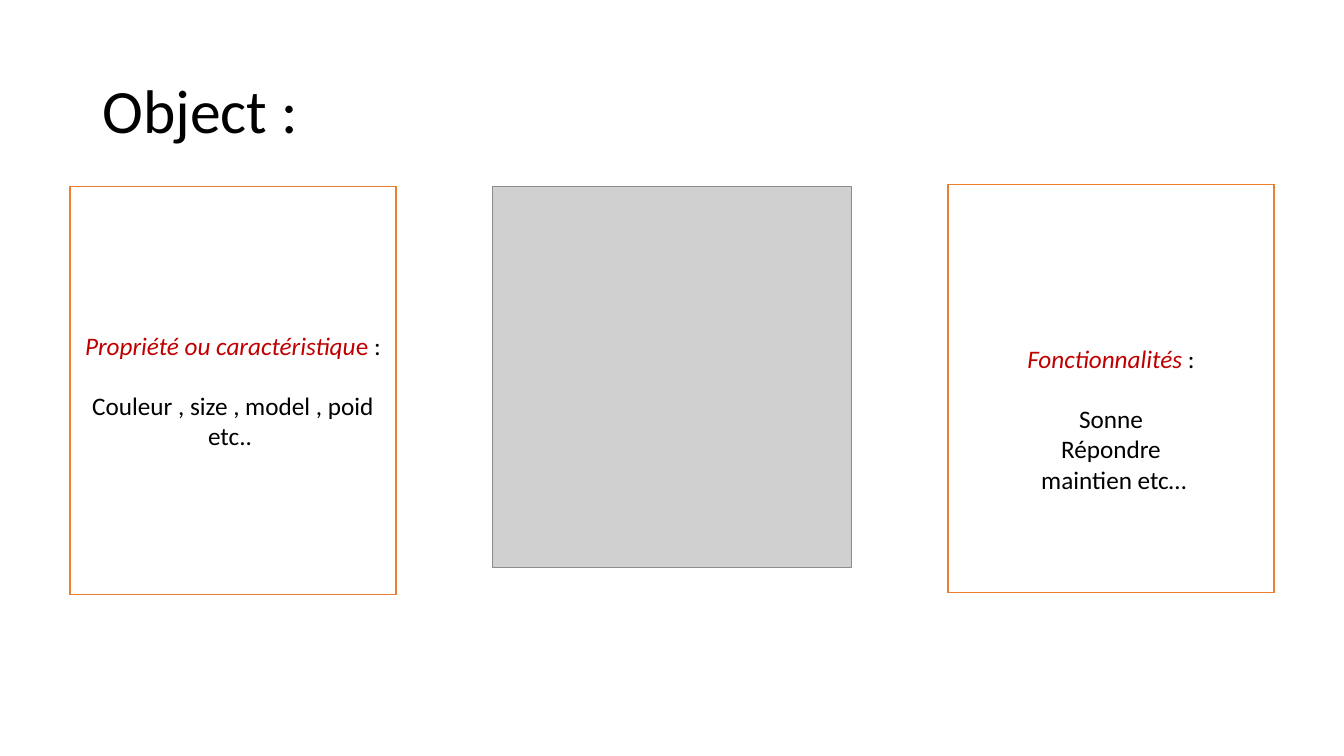
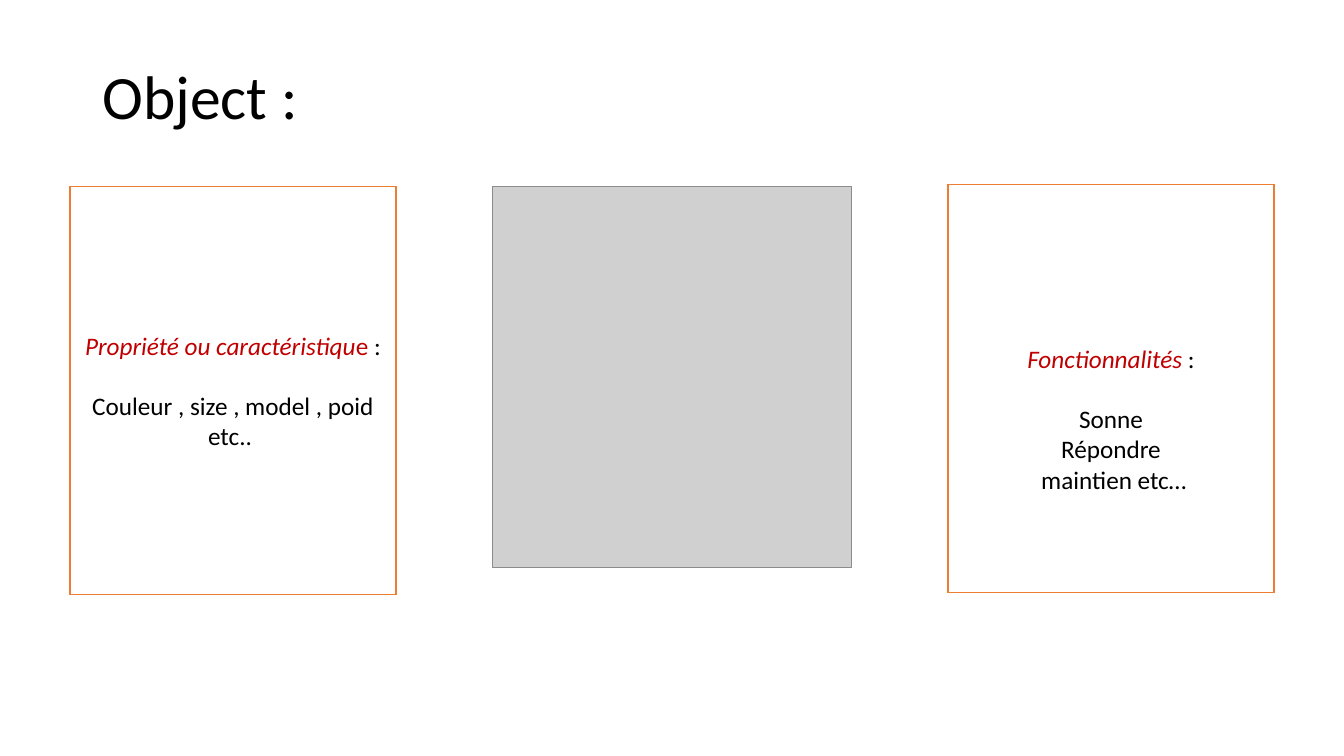
Before and after one commit to tijaniabdellatif/Javascript-Guides, a slide deck: slide 3 of Day1/Guide/Javascript-Hints.pptx. Drawn at 1344x756 pixels with LibreOffice and Linux fonts; fonts in the diff are those of the drawing; grey boxes stand for pictures. Boxes give left, top, right and bottom in pixels: in the first picture for what was removed or moved away, otherwise in the second. Text is boxed around its words. In the diff, an @@ line names an element or a change of style, - is before the commit and + after.

```diff
--- a/Day1/Guide/Javascript-Hints.pptx
+++ b/Day1/Guide/Javascript-Hints.pptx
@@ title "Object :": place and size @@
-title "Object :" at <box>102,90,267,144</box>
+title "Object :" at <box>102,76,267,130</box>
```
Also in this commit, not shown: 3 other slides changed, 2 other files.
